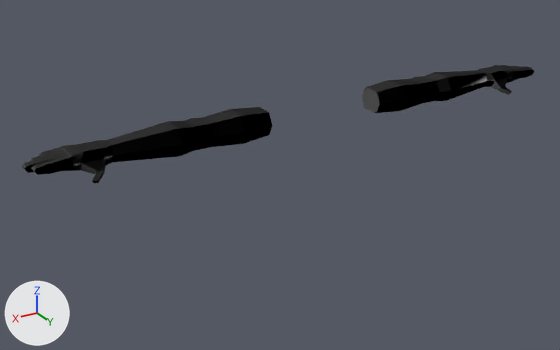
Two versions of the glTF model models/fps-arms.glb, one commit apart.
Rendered twice from a camera (50 mm lens) standing at (3.23, 4.75, 3.44) and looking at (0.28, -0.16, 0.98). Every picture has the same lights, and +X, +Y and +Z are marked at lower left. Where no turn or scale is listed for an object, it has been applied to the vertices. Vertices at the same position are counted once.

Objects in the first picture: 'Arms'.
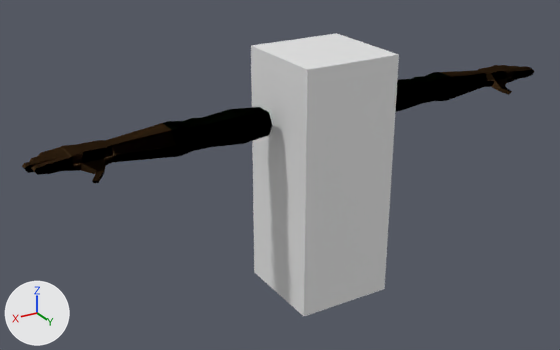
Commit message: Updated arms

Pixel boxes [x1, y1, x2, y2] of what changed, in the pictures (560 x 350 px):
'Reference', added
    after: [251, 33, 399, 316]
part 1 of me_cube_001, built on
    both: [446, 73, 495, 101]
part 2 of me_cube_001, recoloured
    both: [22, 65, 533, 183]

Edits to the bpy script that builds the scene:
```text
Add img_sprite__sheet:
    img_sprite__sheet = load_image('Sprite *Sheet*', '_unpacked/Sprite__Sheet_', 130, 130, 'sRGB')
Add mat_material_001:
    mat_material_001 = bpy.data.materials.new('Material.001')
    # uses the picture img_sprite__sheet
Add mat_material:
    mat_material = principled_material('Material')
    mat_material.base_color = (0.8, 0.8, 0.8)  # white #e7e7e7
Change me_cube_001:
    used by ob_arms; location = (0.0, 0.0, 0.0)
    remove me_cube_001.from_pydata(...)  # 592 vertices, 1174 faces; spans x -2.28..2.28, y -0.18..0.19, z 1.4..1.62
    add me_cube_001.from_pydata(...)  # 597 vertices, 1184 faces; spans x -2.28..2.28, y -0.18..0.19, z 1.4..1.62
    me_cube_001 part 1
    10 faces are deleted
    3 vertices are added at (-1.7, 0.05, 1.52), (-1.67, 0.02, 1.45), (-1.67, 0.06, 1.52)
    16 new faces join them
    me_cube_001 part 2: 1145 faces spanning x -2.28..2.28, y -0.18..0.19, z 1.4..1.62 switch from mat_defaultmaterial to mat_material_001
Add me_cube:
    me_cube.from_pydata(...)  # a box spanning x -0.4..0.4, y -0.4..0.4, z -1.0..1.0
    me_cube.materials.append(mat_material)  # white #e7e7e7
Add ob_reference:
    ob_reference = bpy.data.objects.new('Reference', me_cube)
    ob_reference.location = (0.0, 0.0, 1.0)
```
